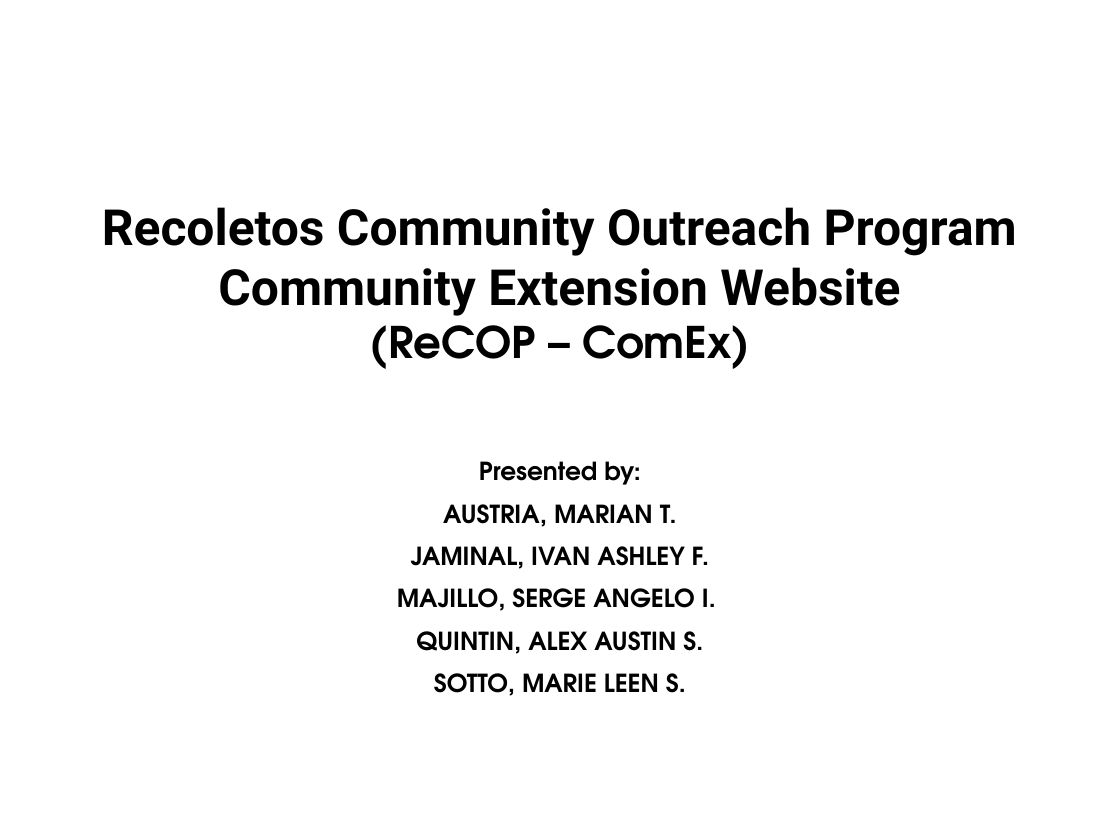
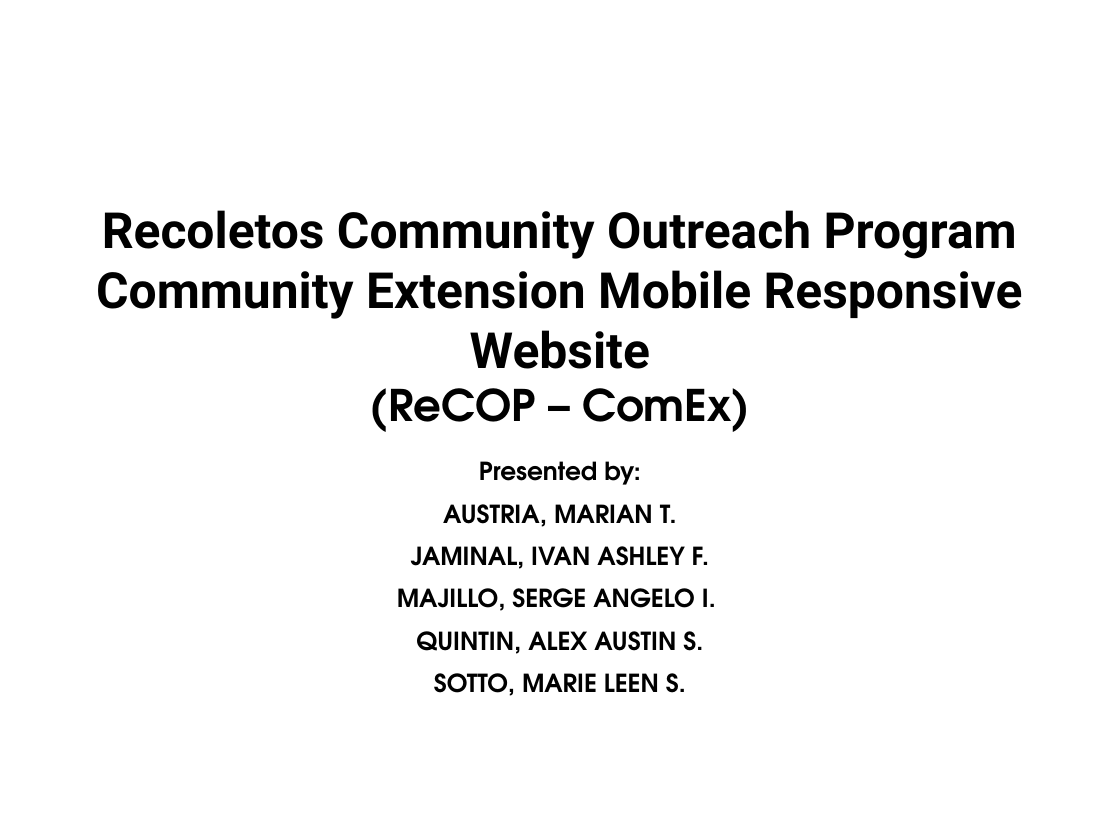
Before and after one commit to sergeangelo21/ReCOP-ComEx, a slide deck: slide 1 of Documentation/PowerPoint.pptx. Drawn at 1120x840 pixels with LibreOffice and Linux fonts; fonts in the diff are those of the drawing; background and template pictures are left out. Boxes give left, top, right and bottom in pixels: in the first picture for what was removed or moved away, otherwise in the second. Text is boxed around its words. In the diff, an @@ line names an element or a change of style, - is before the commit and + after.

```diff
--- a/Documentation/PowerPoint.pptx
+++ b/Documentation/PowerPoint.pptx
@@ title at (x1=96, y1=210, x2=1023, y2=432): text changed @@
-Recoletos Community Outreach Program
-Community Extension Website
-(ReCOP – ComEx)
+Recoletos Community Outreach Program
+Community Extension Mobile Responsive Website
+(ReCOP – ComEx)
```
Also in this commit, not shown: 15 other slides changed, 5 slides added.
